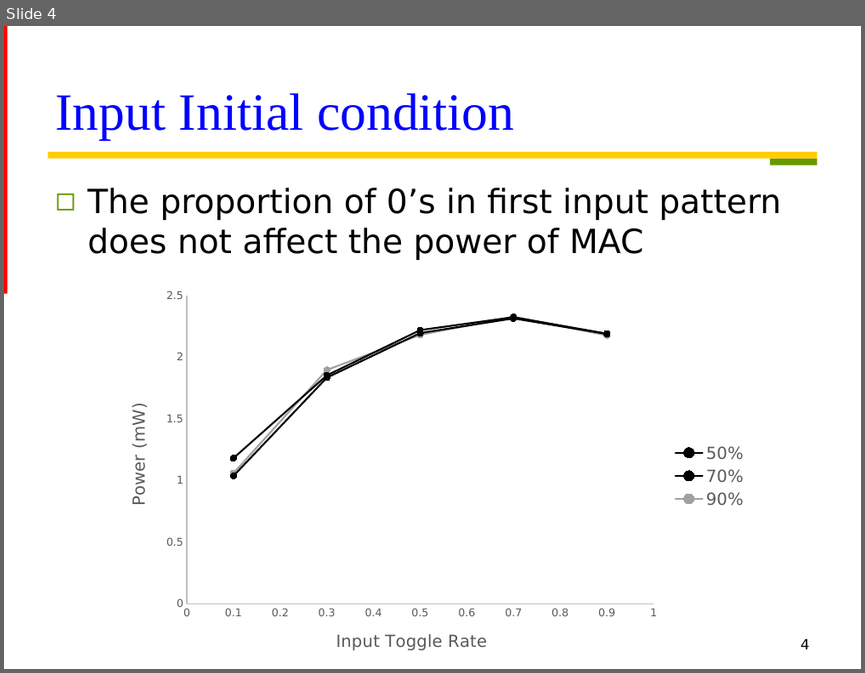
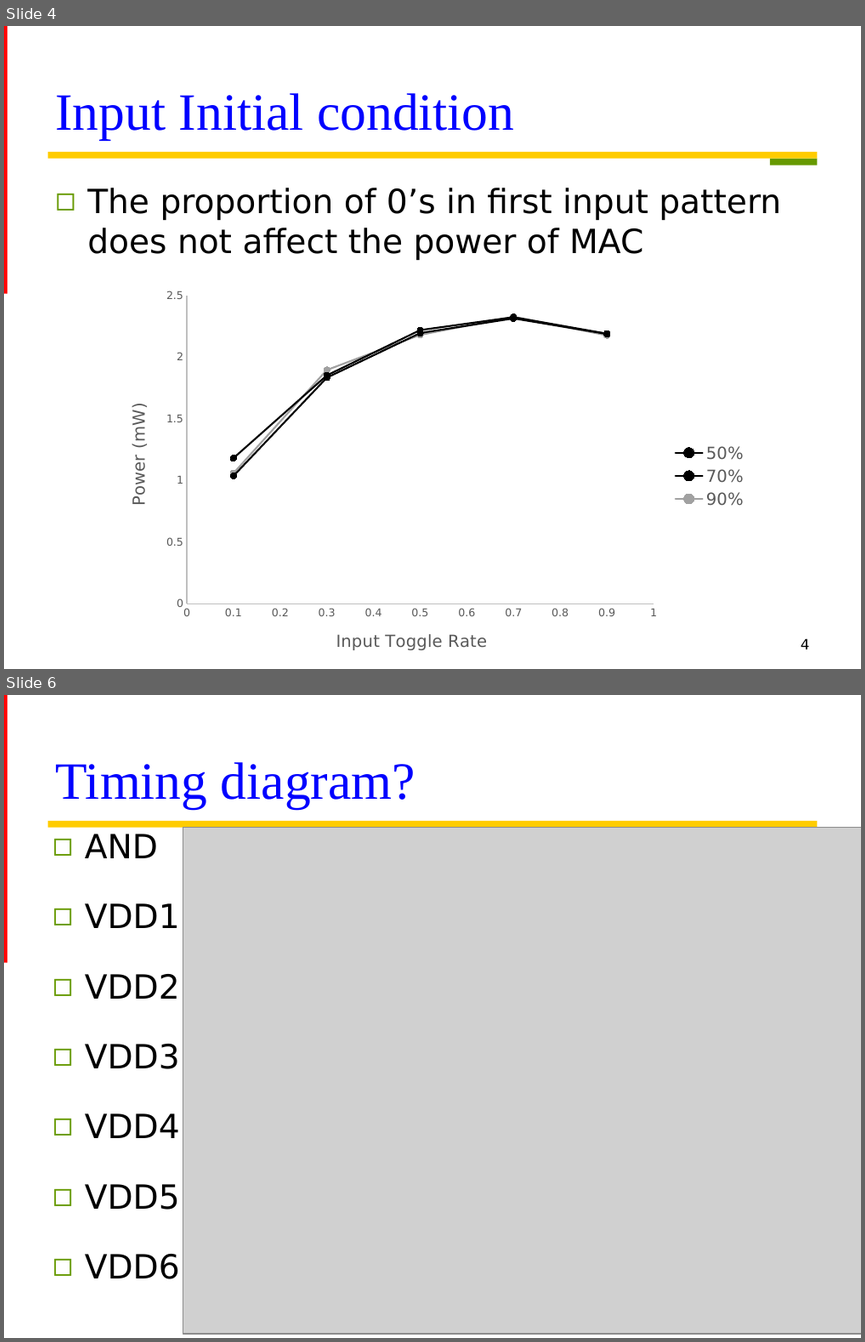
Before and after one commit to Oniontow/TTLiu_Project, a slide deck: tree/new_wood.pptx. Shown one above the other, each under a label of ours: slide 4 before the commit, slides 4 and 6 after it; the slides between them are not shown. The pictures are 865x673 and 865x1342 pixels, drawn with LibreOffice and Linux fonts; fonts in the diff are those of the drawing; grey boxes stand for pictures. Boxes give left, top, right and bottom in pixels: in the first picture for what was removed or moved away, otherwise in the second. Text is boxed around its words. In the diff, an @@ line names an element or a change of style, - is before the commit and + after.

```diff
--- a/tree/new_wood.pptx
+++ b/tree/new_wood.pptx
@@ slide 6 added at [4, 695, 861, 1338], background #FFFFFF; not listed: 3 template elements that a slide beside it also shows @@
@@ title added at [55, 762, 415, 809], 44 pt, text #0000FF @@
+Timing diagram?
@@ text added at [85, 834, 180, 1279], 28 pt, text #000000 @@
+◻ AND
+◻ VDD1
+◻ VDD2
+◻ VDD3
+◻ VDD4
+◻ VDD5
+◻ VDD6
@@ picture added at [183, 828, 861, 1334] @@
```
Also in this commit, not shown: 1 slide changed, 1 other slide added.
